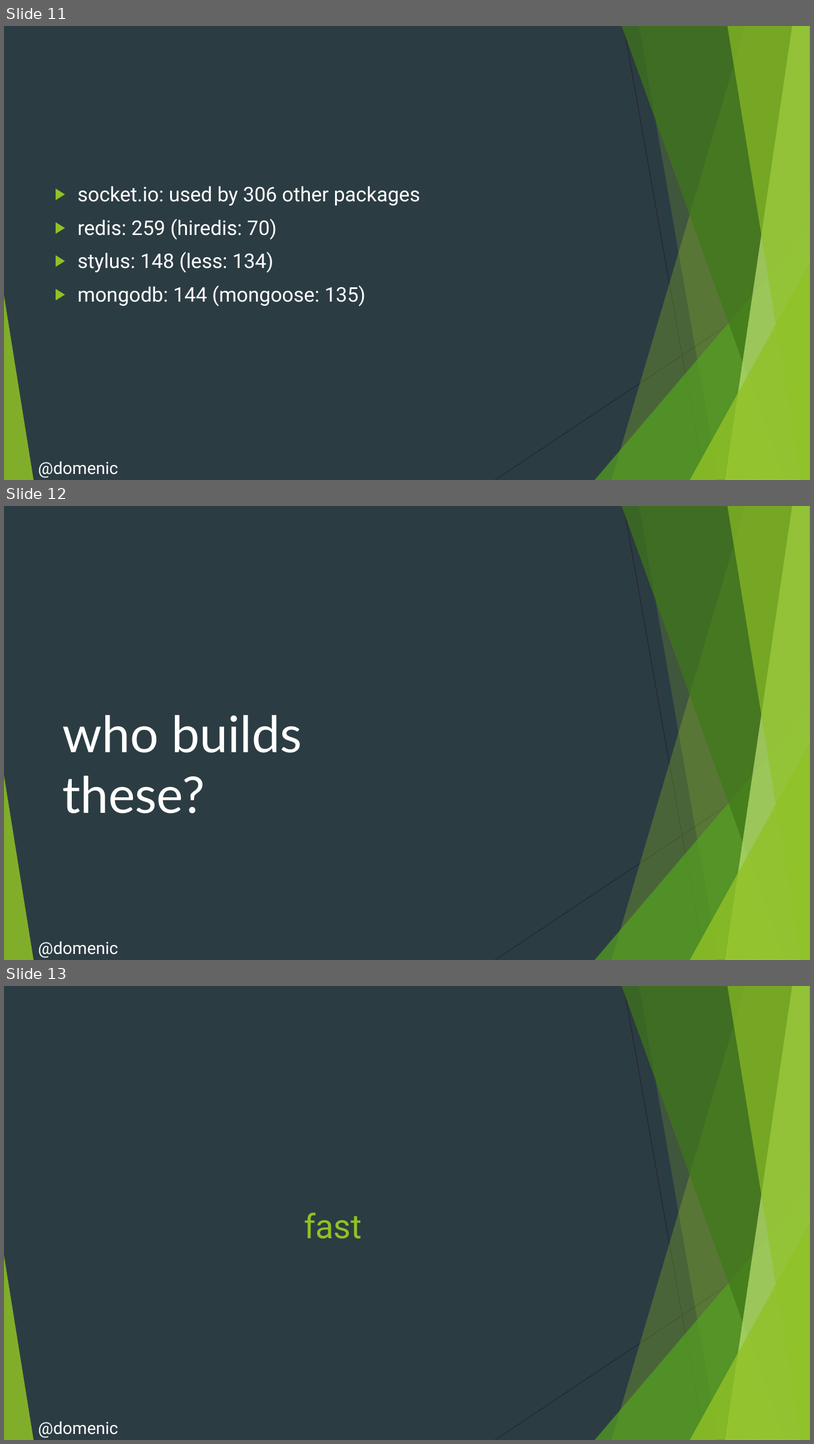
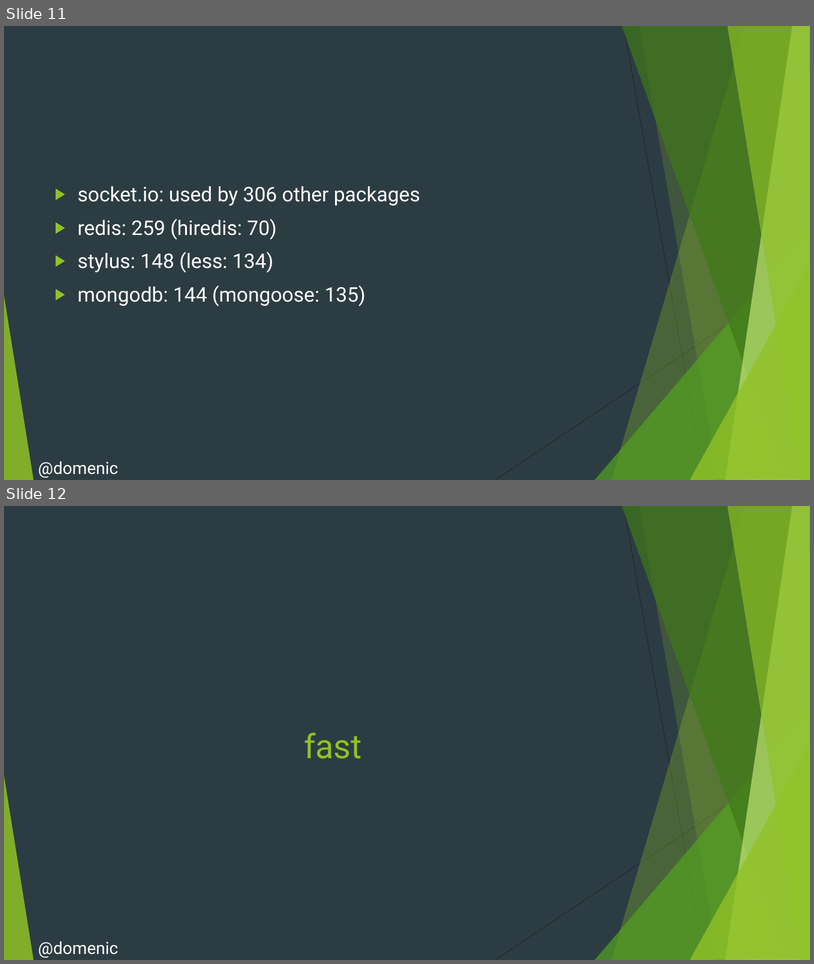
Before and after one commit to domenic/understanding-node, a slide deck: presentation.pptx. Shown one above the other, each under a label of ours: slides 11, 12 and 13 before the commit, slides 11 and 12 after it. The pictures are 814x1444 and 814x964 pixels, drawn with LibreOffice and Linux fonts; fonts in the diff are those of the drawing. Boxes give left, top, right and bottom in pixels: in the first picture for what was removed or moved away, otherwise in the second. Text is boxed around its words. In the diff, an @@ line names an element or a change of style, - is before the commit and + after.

Commit message:
Minor presentation tweaks.

```diff
--- a/presentation.pptx
+++ b/presentation.pptx
@@ slide 12 removed at bbox=[4, 506, 810, 960], background #2C3C43; not listed: 10 template elements that a slide beside it also shows @@
@@ text removed at bbox=[62, 715, 302, 813] @@
-who builds these?
@@ text removed at bbox=[38, 941, 118, 957] @@
-@domenic
@@ what was slide 13 is now slide 12 @@
```
